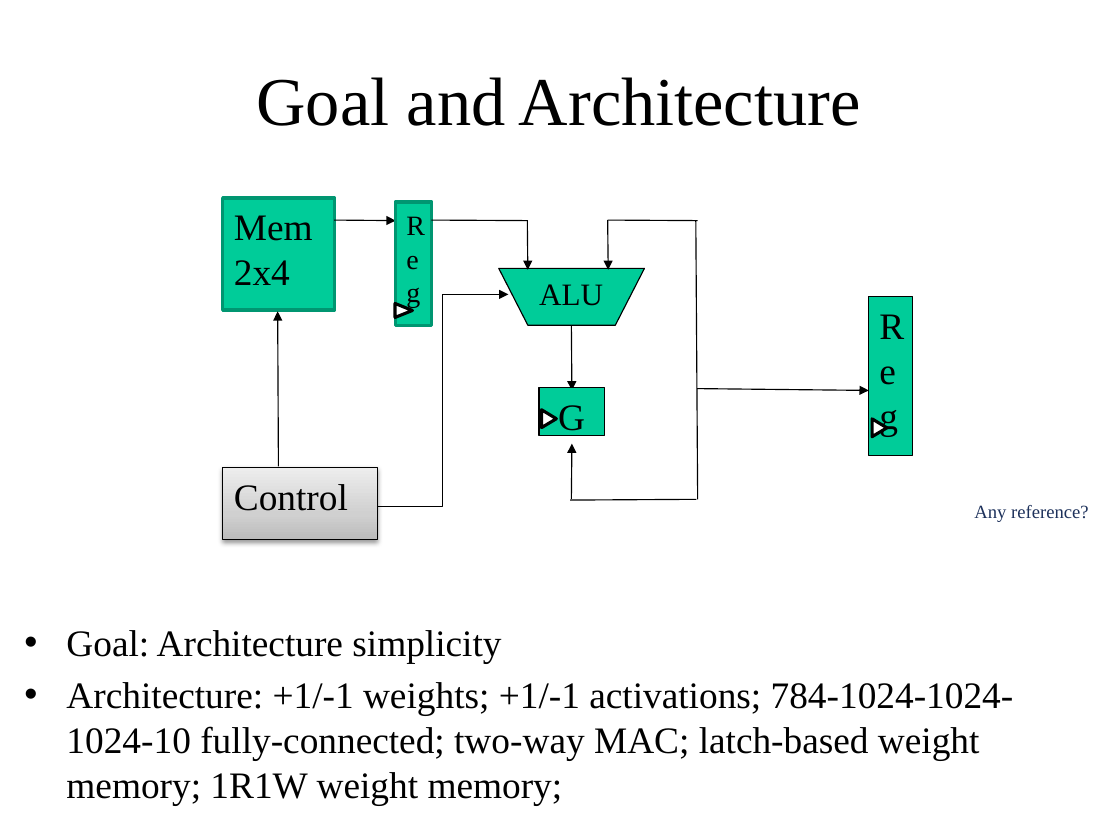
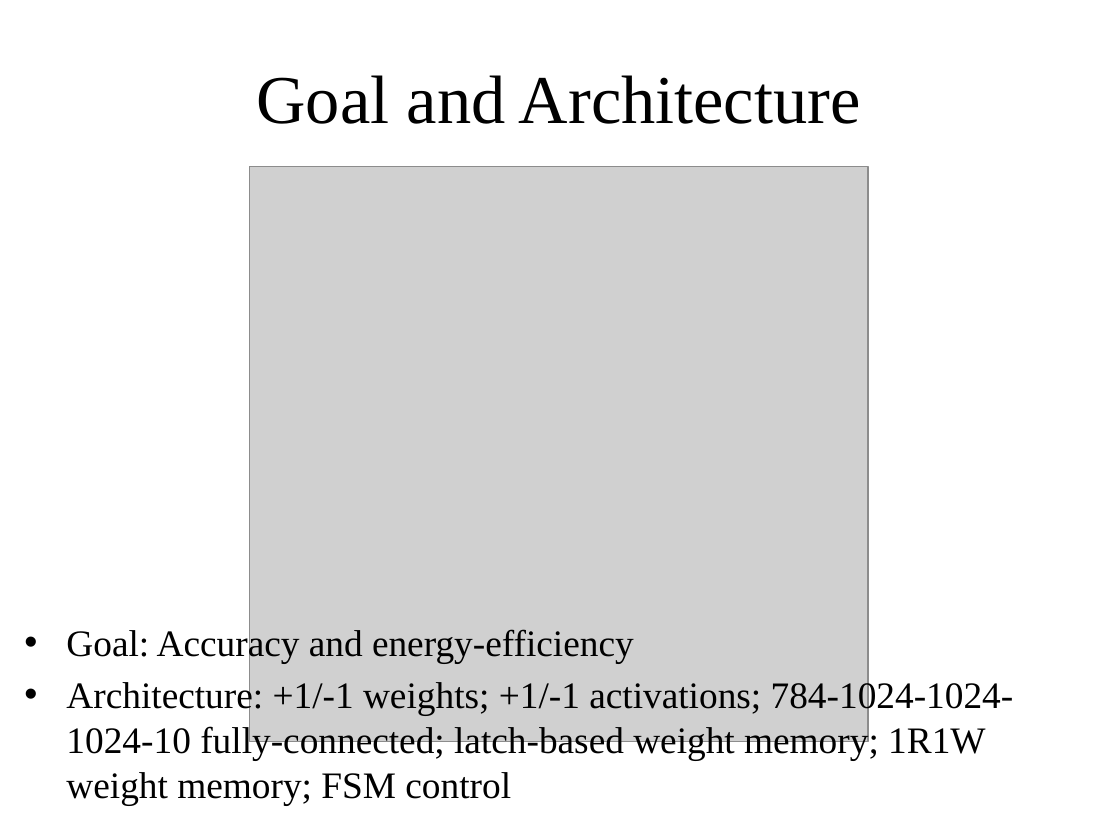
Before and after one commit to imbafrank/CSEE-4823-Project-18F-, a slide deck: slide 2 of Presentation Slides.pptx. Drawn at 1120x840 pixels with LibreOffice and Linux fonts; fonts in the diff are those of the drawing; grey boxes stand for pictures. Boxes give left, top, right and bottom in pixels: in the first picture for what was removed or moved away, otherwise in the second. Text is boxed around its words. In the diff, an @@ line names an element or a change of style, - is before the commit and + after.

```diff
--- a/Presentation Slides.pptx
+++ b/Presentation Slides.pptx
@@ picture added at (250,167,868,743) @@
@@ rectangle removed at (223,198,335,310) @@
-Mem
-2x4
@@ rectangle removed at (395,202,432,325) @@
-Reg
@@ arrow removed from (334, 221) to (395, 221) @@
@@ line removed from (431, 221) to (528, 221) @@
@@ arrow removed from (528, 221) to (528, 270) @@
@@ arrow removed from (608, 221) to (608, 270) @@
@@ line removed from (608, 221) to (698, 221) @@
@@ line removed from (696, 221) to (698, 500) @@
@@ flow chart manual operation removed at (498,269,644,326) @@
-ALU
@@ elbow arrow removed from (377, 506) to (508, 295) @@
@@ rectangle removed at (868,297,913,456) @@
-Re
-g
@@ arrow removed from (279, 466) to (278, 311) @@
@@ triangle removed at (394,304,412,317) @@
@@ arrow removed from (571, 325) to (572, 391) @@
@@ rectangle removed at (539,388,604,436) @@
-G
@@ arrow removed from (697, 389) to (869, 391) @@
@@ triangle removed at (542,409,556,427) @@
@@ triangle removed at (872,418,886,436) @@
@@ arrow removed from (571, 498) to (572, 444) @@
@@ rectangle removed at (223,468,377,540) @@
-Control
@@ line removed from (570, 501) to (697, 500) @@
@@ text removed at (974,505,1089,522) @@
-Any reference?
@@ text at (66,627,1014,805): text changed @@
-• Goal: Architecture simplicity
-• Architecture: +1/-1 weights; +1/-1 activations; 784-1024-1024-1024-10 fully-connected; two-way MAC; latch-based weight memory; 1R1W weight memory;
+• Goal: Accuracy and energy-efficiency
+• Architecture: +1/-1 weights; +1/-1 activations; 784-1024-1024-1024-10 fully-connected; latch-based weight memory; 1R1W weight memory; FSM control
```
Also in this commit, not shown: 2 other slides changed.
